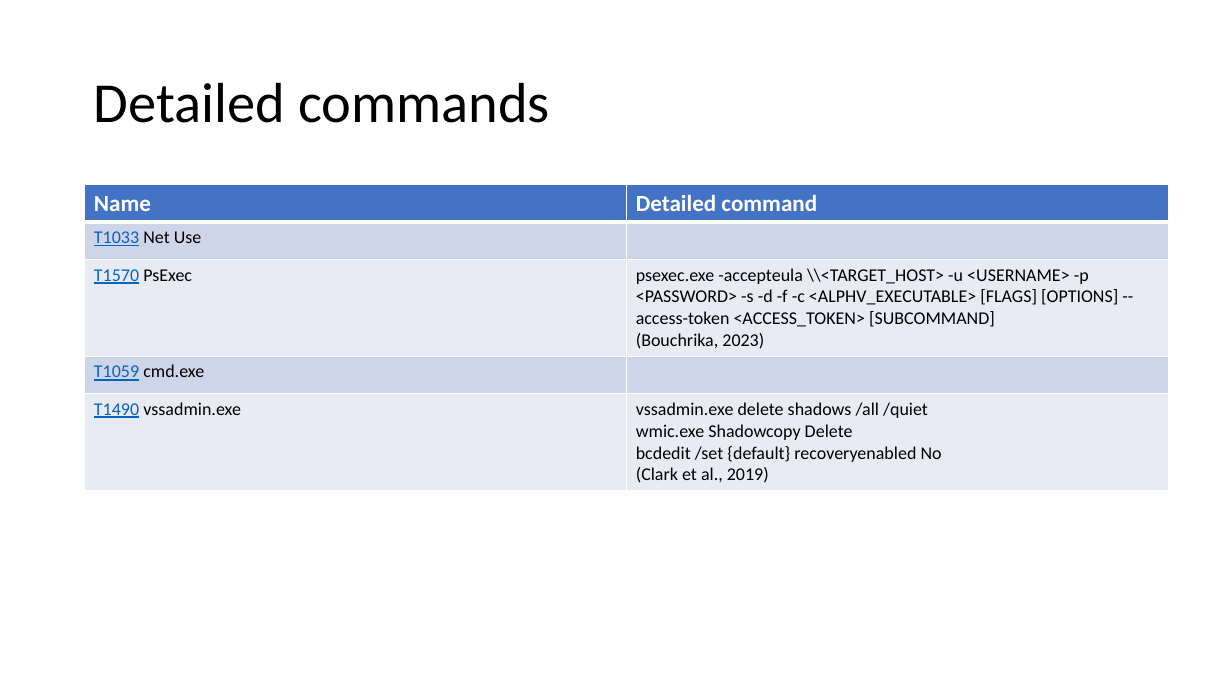
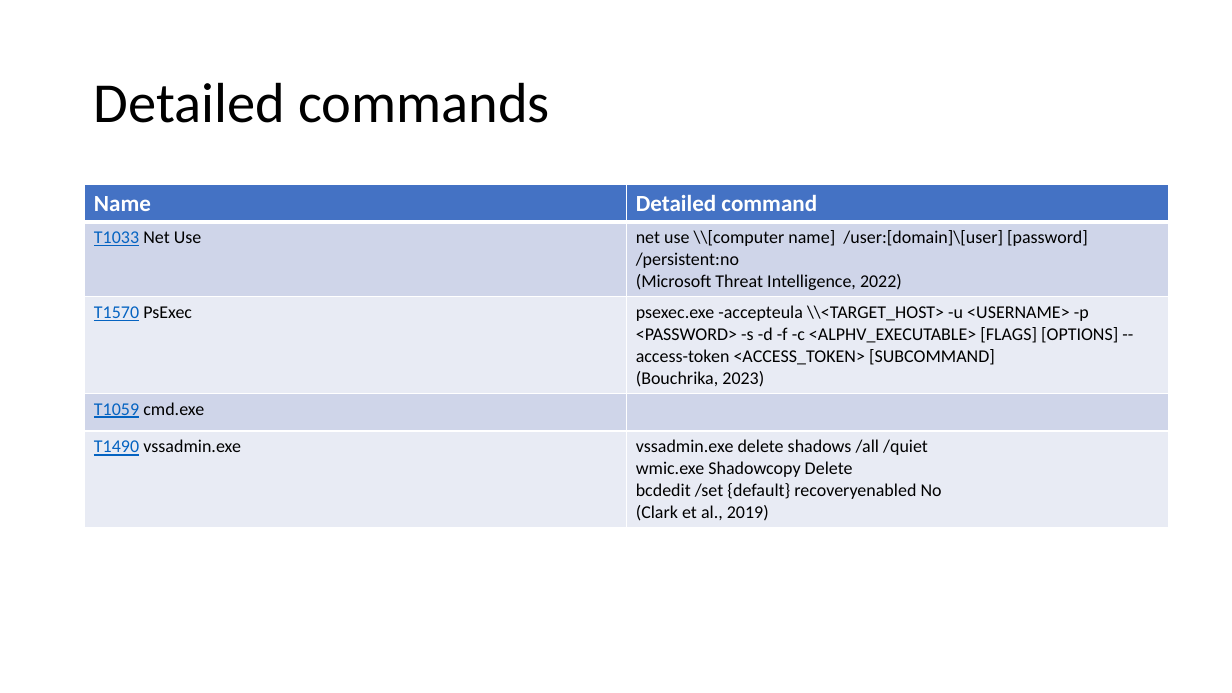
Before and after one commit to CHROME-PLATED-METRO-WOLF/attack, a slide deck: slide 3 of evidence.pptx. Drawn at 1232x693 pixels with LibreOffice and Linux fonts; fonts in the diff are those of the drawing. Boxes give left, top, right and bottom in pixels: in the first picture for what was removed or moved away, otherwise in the second. Text is boxed around its words. In the diff, an @@ line names an element or a change of style, - is before the commit and + after.

Commit message:
added net use command

```diff
--- a/evidence.pptx
+++ b/evidence.pptx
@@ table at <box>85,185,1168,525</box> @@
-row 2, column 2: 
+row 2, column 2: net use \\[computer name] /user:[domain]\[user] [password] /persistent:no / (Microsoft Threat Intelligence, 2022)
```
